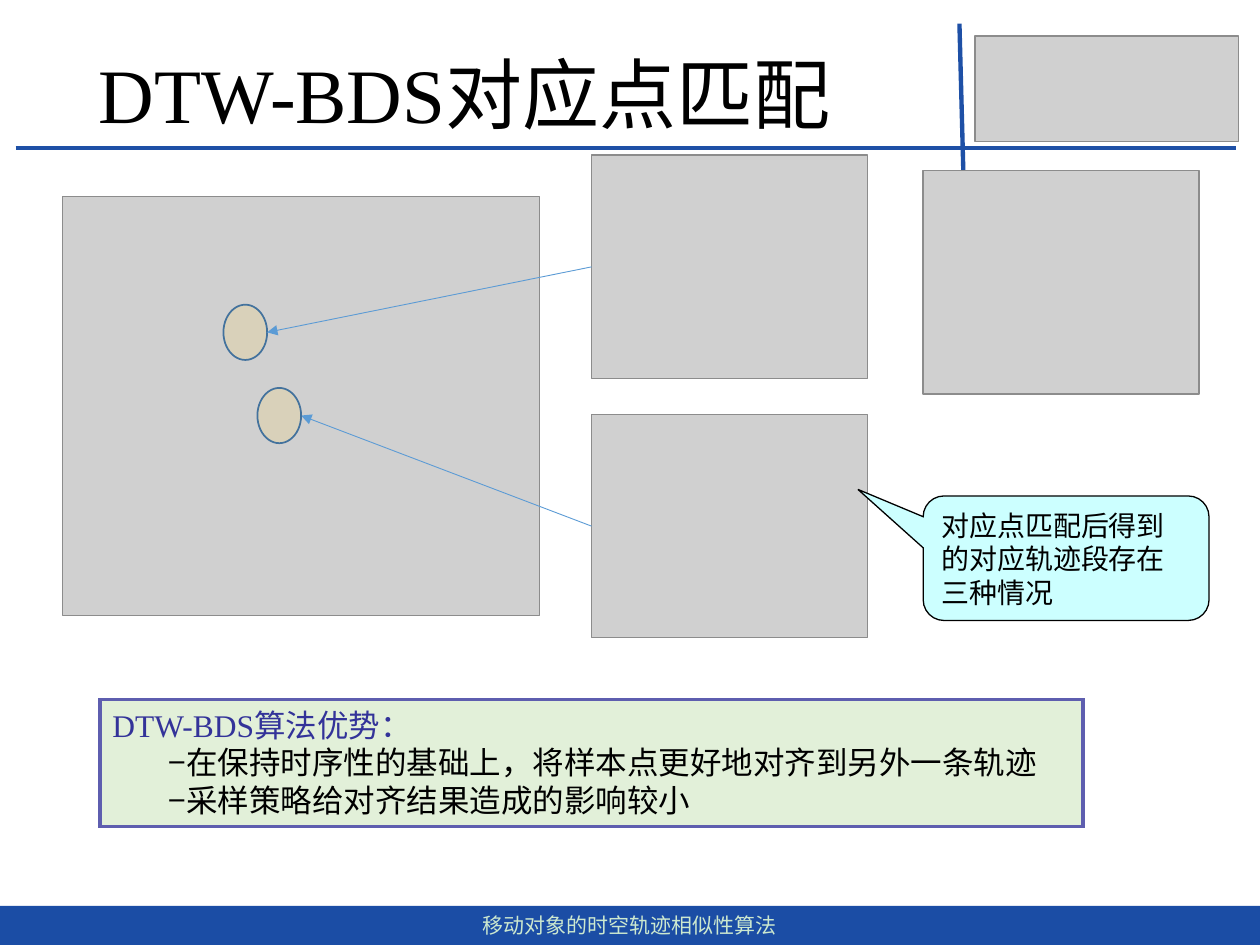
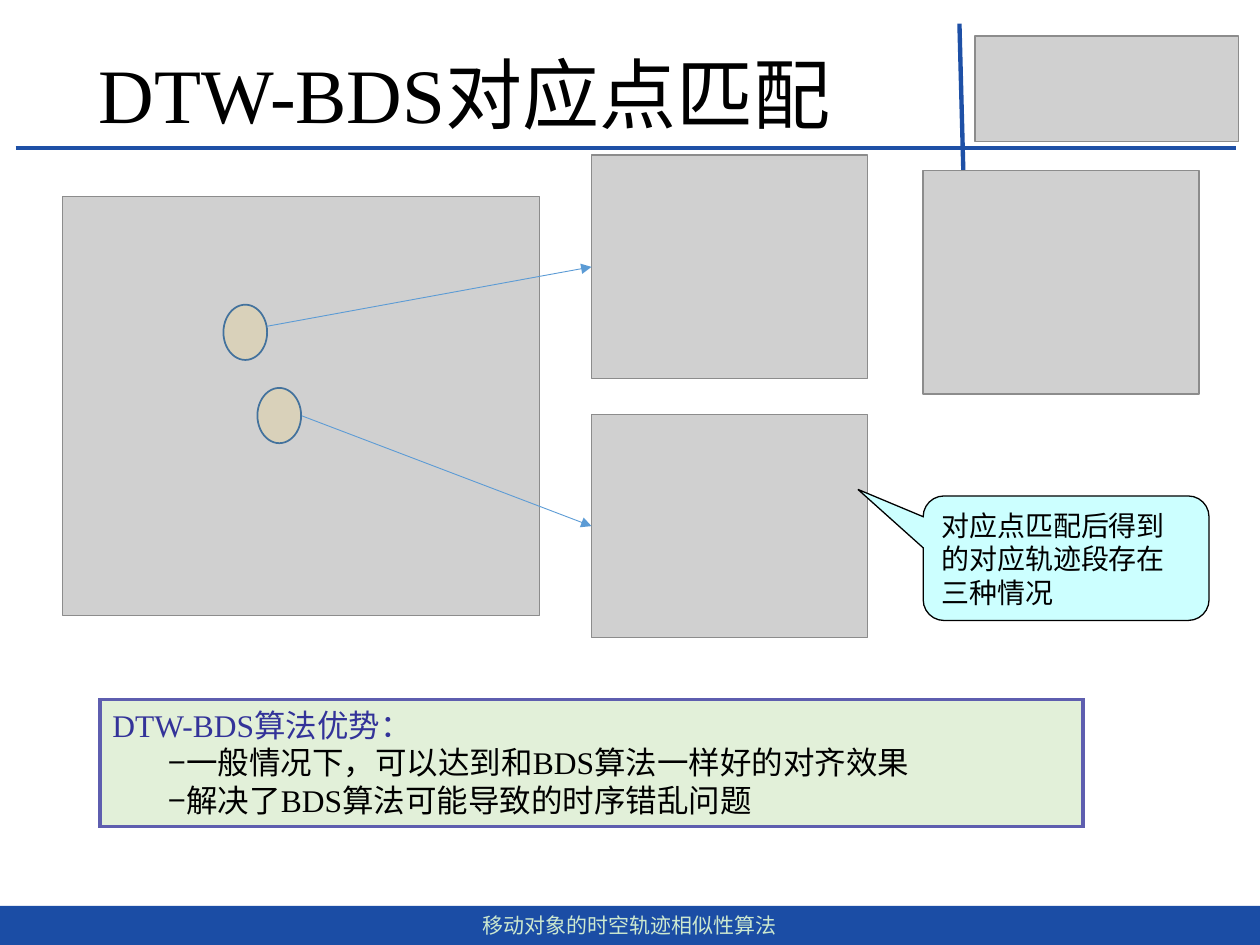
Before and after one commit to dingguangwei/biyelunwen, a slide deck: slide 15 of 答辩——毕设.pptx. Drawn at 1260x945 pixels with LibreOffice and Linux fonts; fonts in the diff are those of the drawing; grey boxes stand for pictures. Boxes give left, top, right and bottom in pixels: in the first picture for what was removed or moved away, otherwise in the second. Text is boxed around its words. In the diff, an @@ line names an element or a change of style, - is before the commit and + after.

```diff
--- a/答辩——毕设.pptx
+++ b/答辩——毕设.pptx
@@ arrow moved from (591, 267) - (267, 333) to (267, 326) - (591, 267) @@
@@ arrow moved from (591, 527) - (301, 416) to (301, 416) - (591, 527) @@
@@ text in rectangle at (169,747,909,815): text changed @@
-−在保持时序性的基础上，将样本点更好地对齐到另外一条轨迹
-−采样策略给对齐结果造成的影响较小
+−一般情况下，可以达到和BDS算法一样好的对齐效果
+−解决了BDS算法可能导致的时序错乱问题
```
Also in this commit, not shown: 9 other slides changed, 1 slide removed, 2 other files.
